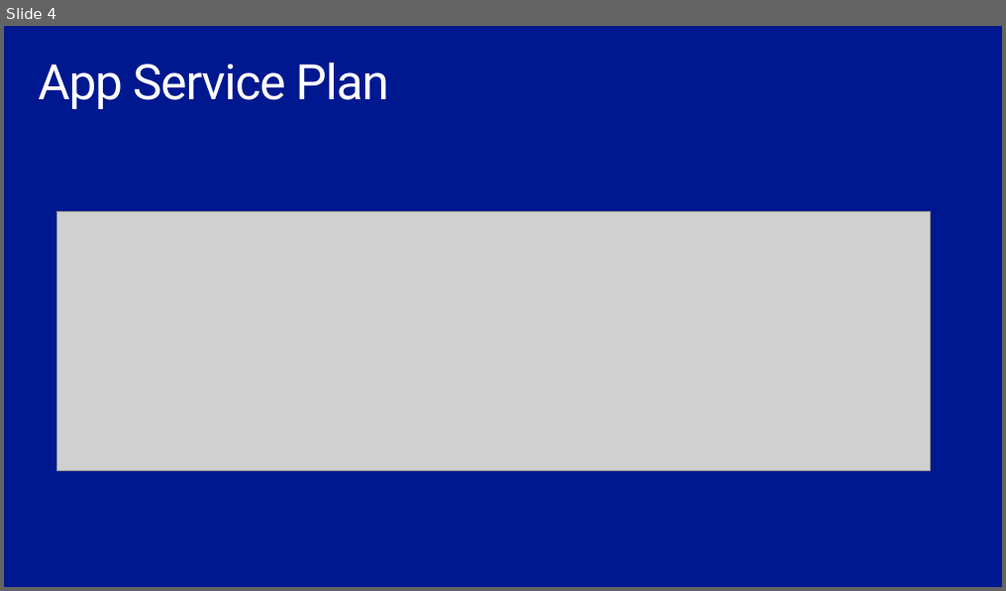
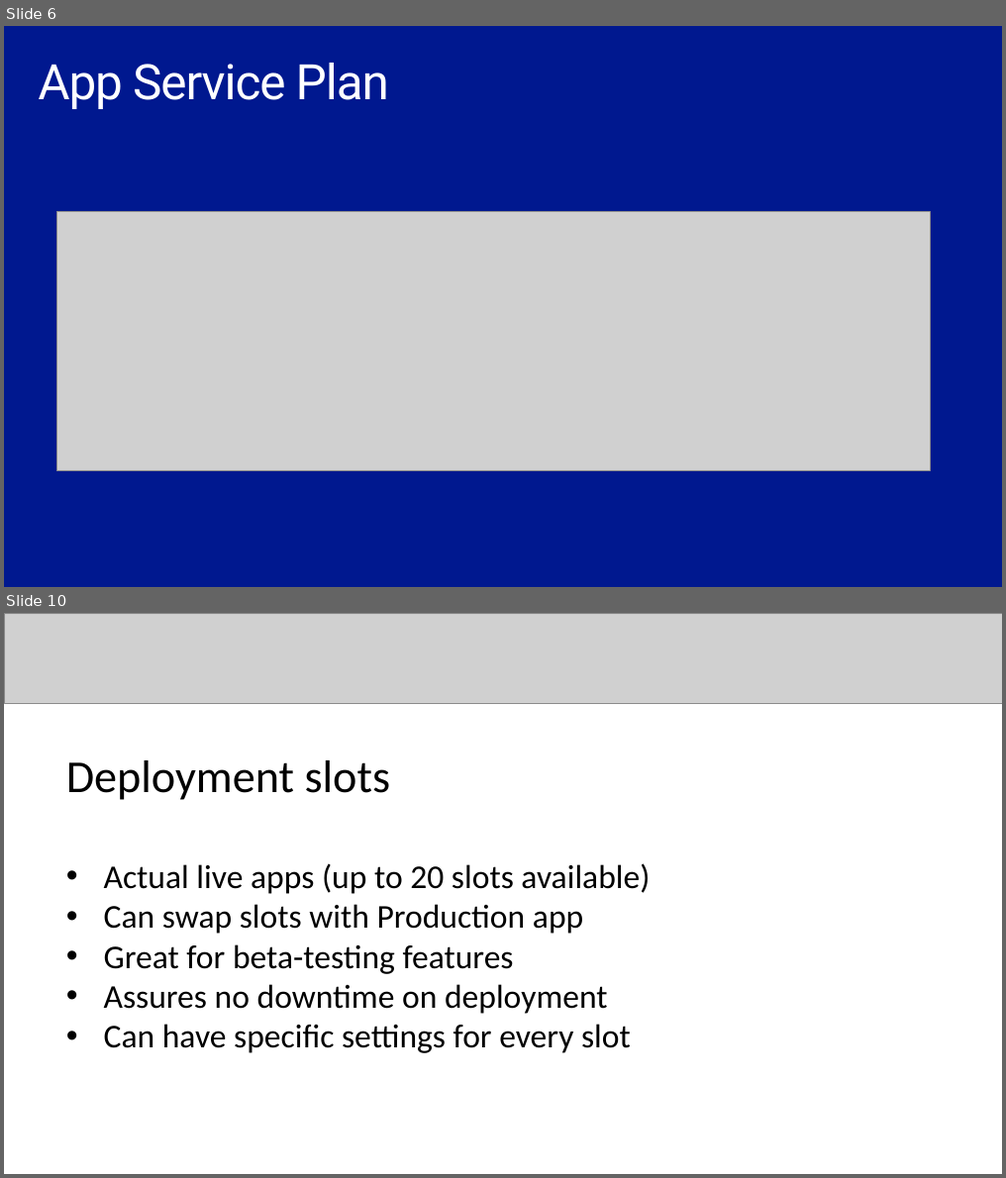
Before and after one commit to badescuga/NodeJsDemo, a slide deck: slidedeck/slides.pptx. Shown one above the other, each under a label of ours: slide 4 before the commit, slides 6 and 10 after it; the slides between them are not shown. The pictures are 1006x591 and 1006x1178 pixels, drawn with LibreOffice and Linux fonts; fonts in the diff are those of the drawing; grey boxes stand for pictures; background and template pictures are left out. Boxes give left, top, right and bottom in pixels: in the first picture for what was removed or moved away, otherwise in the second. Text is boxed around its words. In the diff, an @@ line names an element or a change of style, - is before the commit and + after.

```diff
--- a/slidedeck/slides.pptx
+++ b/slidedeck/slides.pptx
@@ slide 10 added at (4,613,1002,1174), background #FFFFFF @@
@@ picture added at (4,613,1002,703) @@
@@ text added at (66,761,391,800), 44 pt, text #000000 @@
+Deployment slots
@@ text added at (104,863,649,1054), 32 pt, text #000000 @@
+• Actual live apps (up to 20 slots available)
+• Can swap slots with Production app
+• Great for beta-testing features
+• Assures no downtime on deployment
+• Can have specific settings for every slot
@@ what was slide 4 is now slide 6 @@
```
Also in this commit, not shown: 9 other slides added.
